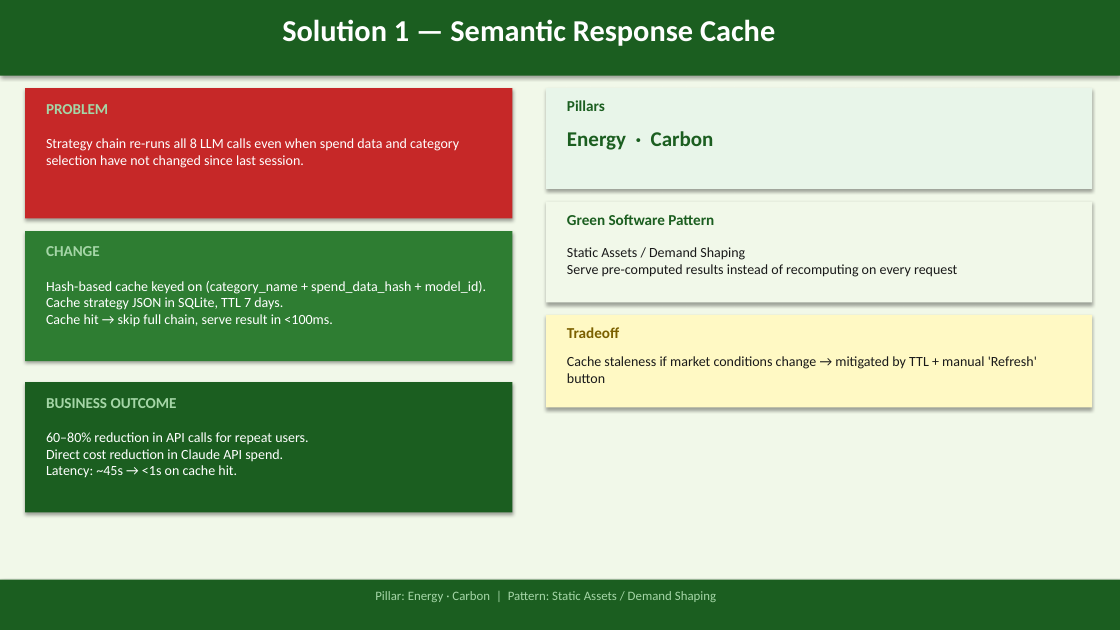
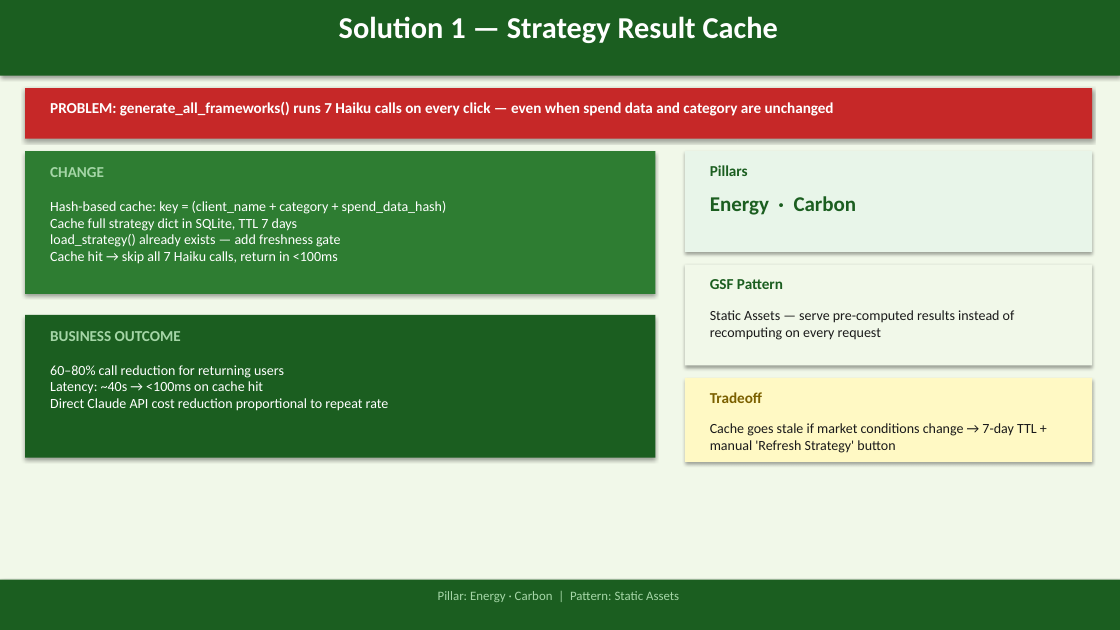
Before and after one commit to eugnmueller-87/IRONHACK, a slide deck: slide 7 of Week 6/LAB 10/SpendLens_Green_Audit_LAB10.pptx. Drawn at 1120x630 pixels with LibreOffice and Linux fonts; fonts in the diff are those of the drawing. Boxes give left, top, right and bottom in pixels: in the first picture for what was removed or moved away, otherwise in the second. Text is boxed around its words. In the diff, an @@ line names an element or a change of style, - is before the commit and + after.

```diff
--- a/Week 6/LAB 10/SpendLens_Green_Audit_LAB10.pptx
+++ b/Week 6/LAB 10/SpendLens_Green_Audit_LAB10.pptx
@@ text at (x1=339, y1=16, x2=778, y2=43): text changed @@
-Solution 1 — Semantic Response Cache
+Solution 1 — Strategy Result Cache
@@ rectangle removed at (x1=25, y1=88, x2=513, y2=218) @@
@@ rectangle added at (x1=25, y1=88, x2=1092, y2=139), fill #C62828 @@
@@ text removed at (x1=46, y1=104, x2=108, y2=114) @@
-PROBLEM
@@ text added at (x1=50, y1=102, x2=834, y2=116), 13 pt, text #FFFFFF, bold @@
+PROBLEM: generate_all_frameworks() runs 7 Haiku calls on every click — even when spend data and category are unchanged
@@ text removed at (x1=46, y1=138, x2=459, y2=168) @@
-Strategy chain re-runs all 8 LLM calls even when spend data and category selection have not changed since last session.
@@ rectangle resized from (x1=25, y1=231, x2=513, y2=361) to (x1=25, y1=151, x2=655, y2=294) @@
@@ text "CHANGE" moved from (x1=46, y1=246, x2=100, y2=256) to (x1=50, y1=167, x2=104, y2=177) @@
@@ rectangle resized from (x1=546, y1=88, x2=1092, y2=189) to (x1=685, y1=151, x2=1092, y2=252) @@
@@ text "Pillars" moved from (x1=567, y1=100, x2=605, y2=111) to (x1=710, y1=165, x2=748, y2=176) @@
@@ text at (x1=50, y1=201, x2=447, y2=264): text changed @@
-Hash-based cache keyed on (category_name + spend_data_hash + model_id).
-Cache strategy JSON in SQLite, TTL 7 days.
-Cache hit → skip full chain, serve result in <100ms.
+Hash-based cache: key = (client_name + category + spend_data_hash)
+Cache full strategy dict in SQLite, TTL 7 days
+load_strategy() already exists — add freshness gate
+Cache hit → skip all 7 Haiku calls, return in <100ms
@@ text "Energy · Carbon" moved from (x1=567, y1=131, x2=714, y2=150) to (x1=710, y1=196, x2=857, y2=215) @@
@@ text removed at (x1=567, y1=214, x2=714, y2=225) @@
-Green Software Pattern
@@ rectangle resized from (x1=546, y1=202, x2=1092, y2=302) to (x1=685, y1=265, x2=1092, y2=365) @@
@@ text added at (x1=710, y1=279, x2=783, y2=289), 13 pt, text #1B5E20, bold @@
+GSF Pattern
@@ rectangle resized from (x1=25, y1=382, x2=513, y2=513) to (x1=25, y1=315, x2=655, y2=458) @@
@@ text "BUSINESS OUTCOME" moved from (x1=46, y1=398, x2=177, y2=408) to (x1=50, y1=331, x2=181, y2=341) @@
@@ text at (x1=710, y1=310, x2=1015, y2=340): text changed @@
-Static Assets / Demand Shaping
-Serve pre-computed results instead of recomputing on every request
+Static Assets — serve pre-computed results instead of recomputing on every request
@@ text added at (x1=50, y1=365, x2=389, y2=411), 12 pt, text #FFFFFF @@
+60–80% call reduction for returning users
+Latency: ~40s → <100ms on cache hit
+Direct Claude API cost reduction proportional to repeat rate
@@ rectangle resized from (x1=546, y1=315, x2=1092, y2=408) to (x1=685, y1=378, x2=1092, y2=462) @@
@@ text "Tradeoff" moved from (x1=567, y1=327, x2=619, y2=338) to (x1=710, y1=392, x2=762, y2=403) @@
@@ text removed at (x1=46, y1=432, x2=308, y2=477) @@
-60–80% reduction in API calls for repeat users.
-Direct cost reduction in Claude API spend.
-Latency: ~45s → <1s on cache hit.
@@ text at (x1=710, y1=423, x2=1037, y2=453): text changed @@
-Cache staleness if market conditions change → mitigated by TTL + manual 'Refresh' button
+Cache goes stale if market conditions change → 7-day TTL + manual 'Refresh Strategy' button
@@ text at (x1=438, y1=591, x2=679, y2=602): text changed @@
-Pillar: Energy · Carbon | Pattern: Static Assets / Demand Shaping
+Pillar: Energy · Carbon | Pattern: Static Assets
```
Also in this commit, not shown: 8 other slides changed, 4 slides added, 4 slides removed, 3 other files.
